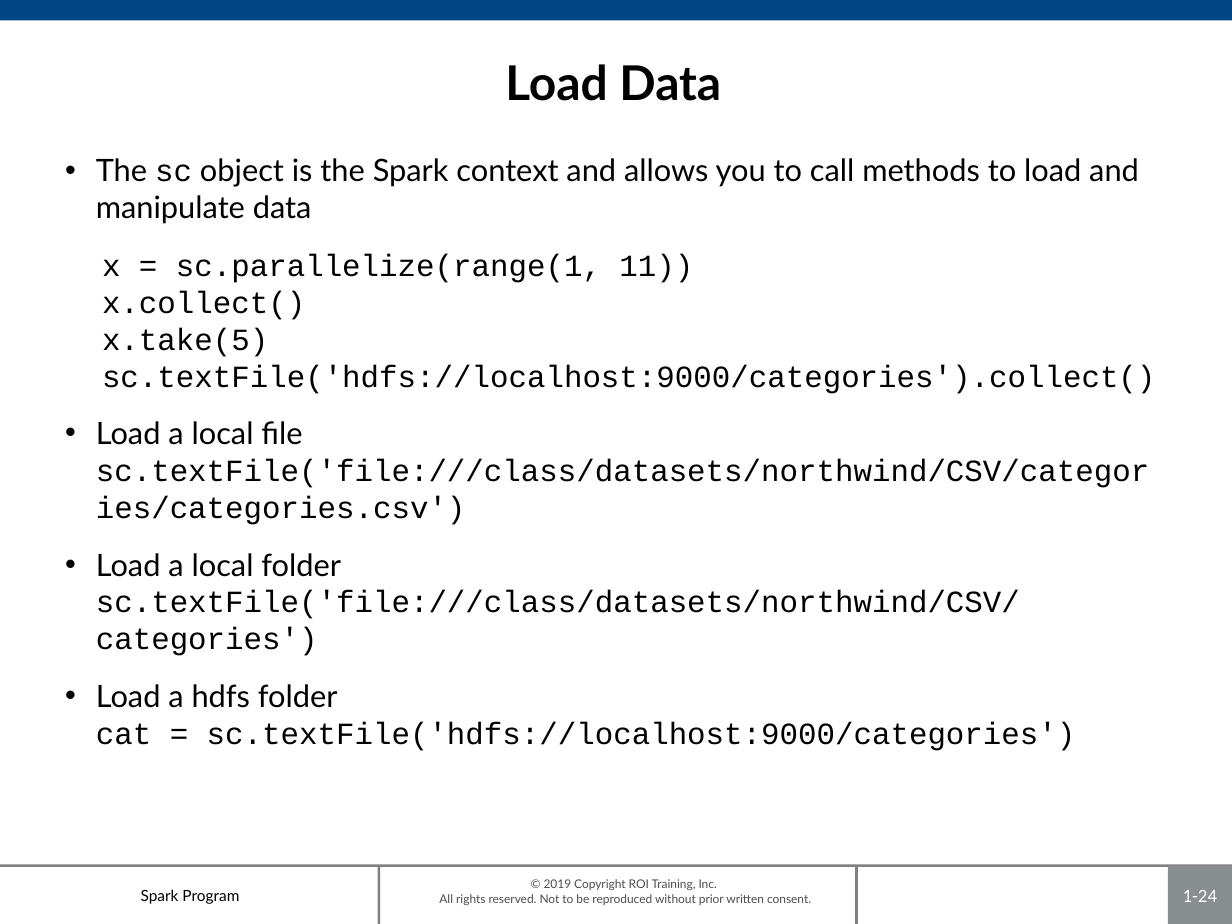
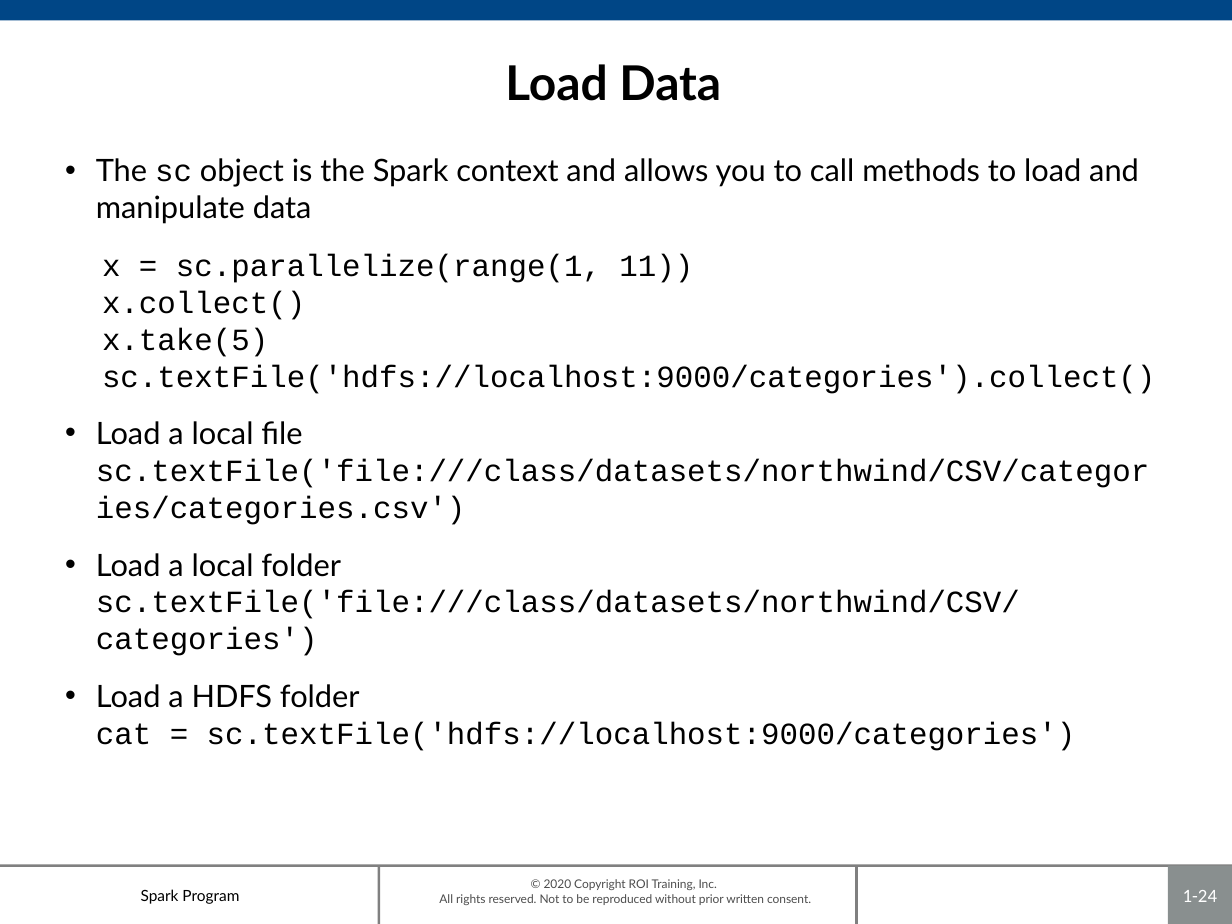
Before and after one commit to roitraining/SparkProgram, a slide deck: slide 24 of Day1/Day1_IntroToSpark.pptx. Drawn at 1232x924 pixels with LibreOffice and Linux fonts; fonts in the diff are those of the drawing; background and template pictures are left out. Boxes give left, top, right and bottom in pixels: in the first picture for what was removed or moved away, otherwise in the second. Text is boxed around its words. In the diff, an @@ line names an element or a change of style, - is before the commit and + after.

```diff
--- a/Day1/Day1_IntroToSpark.pptx
+++ b/Day1/Day1_IntroToSpark.pptx
@@ text at [96, 684, 360, 708]: text changed @@
-• Load a hdfs folder
+• Load a HDFS folder
@@ text at [439, 879, 811, 905]: text changed @@
-© 2019 Copyright ROI Training, Inc.
-All rights reserved. Not to be reproduced without prior written consent.
+© 2020 Copyright ROI Training, Inc.
+All rights reserved. Not to be reproduced without prior written consent.
```
Also in this commit, not shown: 30 other slides changed, 1 other file.
